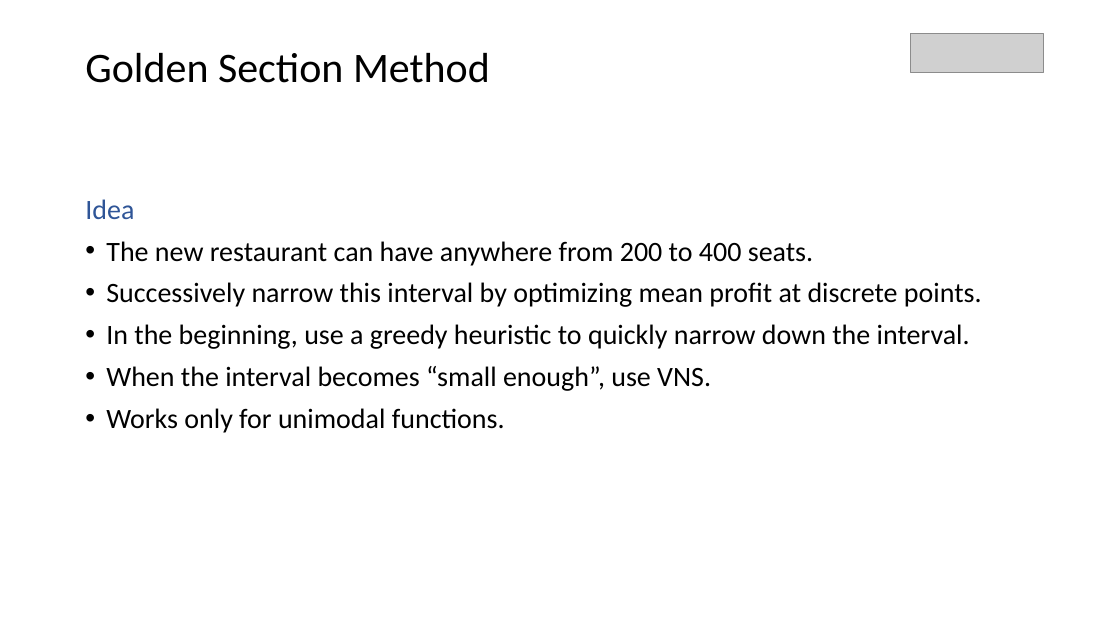
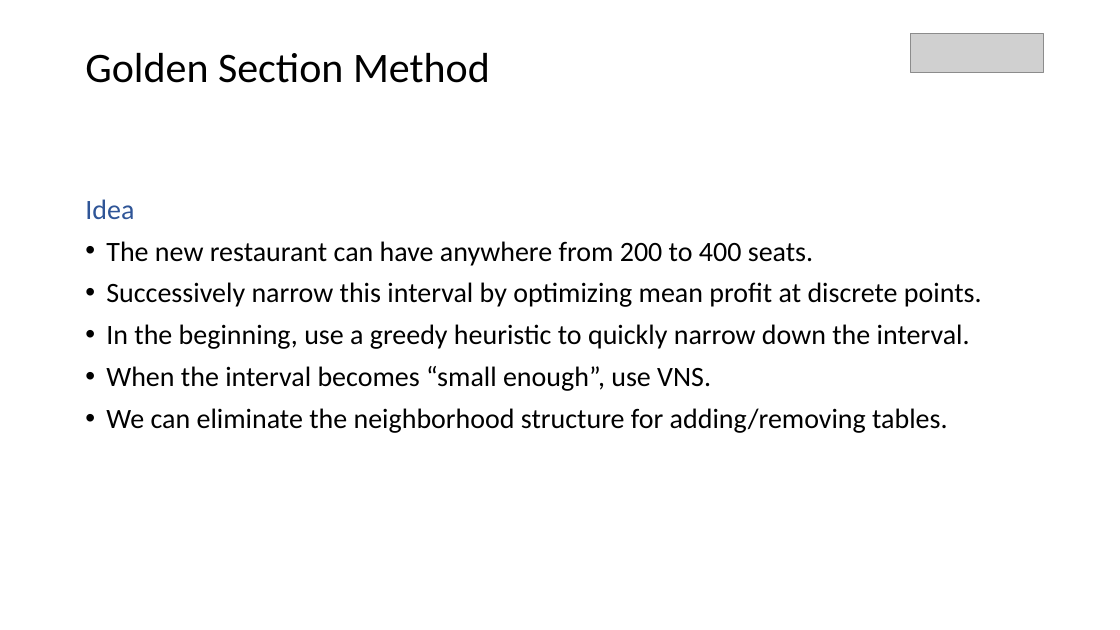
Before and after one commit to parkjan4/OptSim, a slide deck: slide 6 of Presentation.pptx (slide 5 before the commit). Drawn at 1120x630 pixels with LibreOffice and Linux fonts; fonts in the diff are those of the drawing; grey boxes stand for pictures. Boxes give left, top, right and bottom in pixels: in the first picture for what was removed or moved away, otherwise in the second. Text is boxed around its words. In the diff, an @@ line names an element or a change of style, - is before the commit and + after.

```diff
--- a/Presentation.pptx
+++ b/Presentation.pptx
@@ text at [106,408,947,433]: text changed @@
-• Works only for unimodal functions.
+• We can eliminate the neighborhood structure for adding/removing tables.
```
Also in this commit, not shown: 1 other slide changed, 1 slide added, 3 other files.
